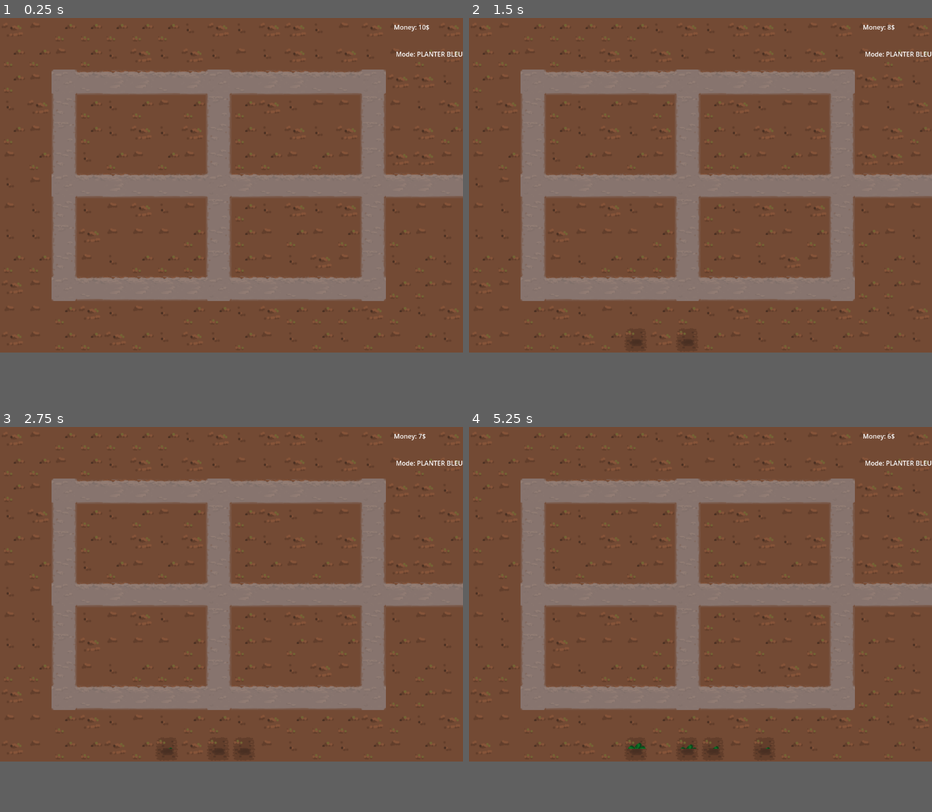
Above: before the commit, frames 1-4 (two rows, left to right).
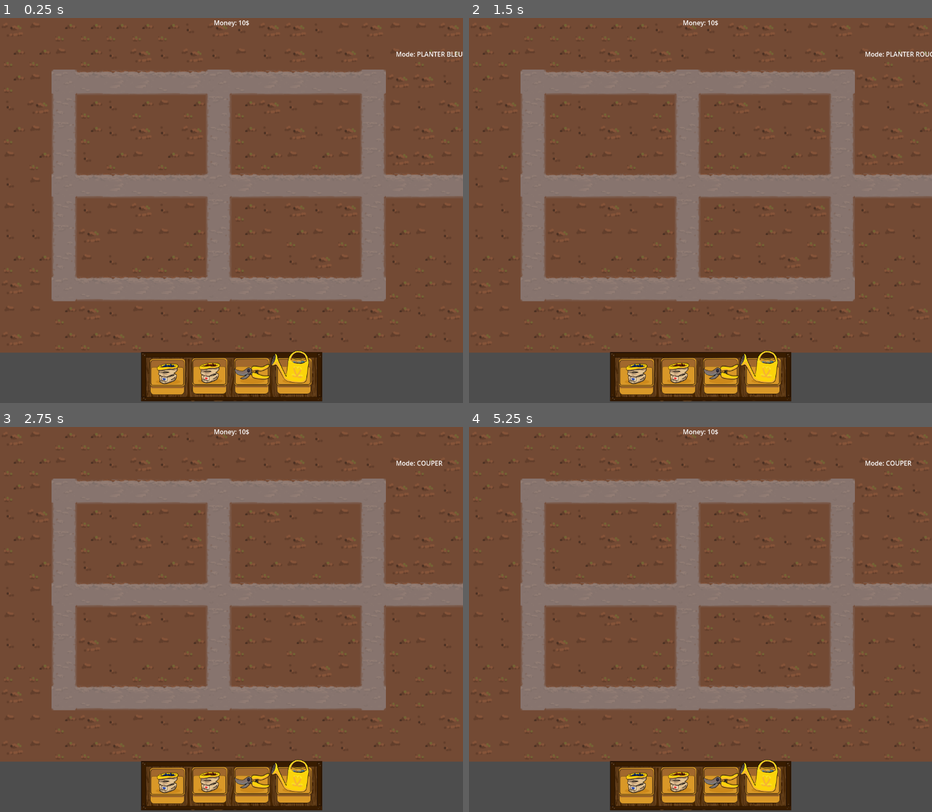
Above: after the commit, the same moments.

Repository: serrureriehurluberlesque/EGJ2025
Game: Godot game, scene res://scenes/world/world.tscn
Two runs of this game, one before a commit and one after it. Both use one fixed random seed, a clock stepped at 60 frames per second and the inputs below.
Inputs (mouse positions are in pixels of both pictures, inside the frame that each line leads up to):
- Up to frame 1 (0.25 s): no input
- Up to frame 2 (1.5 s): click (635, 333) at 0.52 s; click (677, 333) at 1.27 s
- Up to frame 3 (2.75 s): click (250, 742) at 2.02 s
- Up to frame 4 (5.25 s): click (760, 742) at 2.77 s; click (635, 742) at 3.52 s; click (677, 742) at 4.27 s; click (719, 742) at 5.02 s
In our replay, the window is 799x577 before the commit and 799x664 after it. These sizes can differ from the game's own. Grey fills any space a smaller window leaves; there, only what the larger window draws over its background counts as a difference.

The runs differ from the first frame. In frame 1, 5.1% of the frame differs, in the area x 30-93%, y 0-100%; in frame 2, 5.2%; in frame 3, 5.4%; in frame 4, 5.5%, in the area x 30-100%, y 0-100%.

Commit message:
basic buttons

Diff:
--- a/egj2025/project.godot
+++ b/egj2025/project.godot
@@ -17,7 +17,7 @@
 
 [display]
 
-window/size/viewport_height=832
+window/size/viewport_height=957
 
 [input]
 
--- a/egj2025/scenes/world/world.gd
+++ b/egj2025/scenes/world/world.gd
@@ -1,12 +1,14 @@
-extends Node2D
+extends Control
 
 var plant_ = preload("res://scenes/plant/plant.tscn")
 var cop_ = preload("res://scenes/cop/cop.tscn")
 
-var graines_rouges = load("res://scenes/world/assets/sacgrainesrouge.png")
-var graines_bleues = load("res://scenes/world/assets/sacgrainesbleu.png")
+var graines_rouges = load("res://scenes/world/assets/sacgrainesrouge_small.png")
+var graines_bleues = load("res://scenes/world/assets/sacgrainesbleu_small.png")
 var secateur = load("res://scenes/world/assets/secateur.png")
-var arrosoir = load("res://scenes/world/assets/arrosoir.png")
+var arrosoir = load("res://scenes/world/assets/arrosoir_small.png")
+
+
 
 
 const EARTH_TILES_ATLAS_COORDS = [
--- a/egj2025/scenes/world/world.tscn
+++ b/egj2025/scenes/world/world.tscn
@@ -1,9 +1,15 @@
-[gd_scene load_steps=10 format=4 uid="uid://cone1vfjta5ci"]
+[gd_scene load_steps=16 format=4 uid="uid://cone1vfjta5ci"]
 
 [ext_resource type="Texture2D" uid="uid://cfeotk3njv6aq" path="res://scenes/world/assets/tileset.png" id="1_dphjl"]
 [ext_resource type="Script" uid="uid://byoreb471ajxb" path="res://scenes/world/world.gd" id="2_sl2e5"]
-[ext_resource type="Script" uid="uid://mdwi4esf8lgp" path="res://scenes/world/eau.gd" id="3_1fp7r"]
+[ext_resource type="Script" path="res://scenes/world/eau.gd" id="3_1fp7r"]
 [ext_resource type="Texture2D" uid="uid://c6o60tjqbe5jw" path="res://scenes/world/assets/goutte.png" id="3_6m72w"]
+[ext_resource type="Texture2D" uid="uid://c50a7b5s8jvcl" path="res://scenes/world/assets/rack_outils.png" id="3_v5dby"]
+[ext_resource type="Texture2D" uid="uid://c52gefwiegbhl" path="res://scenes/world/assets/cageot.png" id="4_t5ptc"]
+[ext_resource type="Texture2D" uid="uid://d2tqdcbn68y5j" path="res://scenes/world/assets/sacgrainesbleu.png" id="5_bq33v"]
+[ext_resource type="Texture2D" uid="uid://bu6l4ucn7xwtm" path="res://scenes/world/assets/sacgrainesrouge.png" id="6_j2gmx"]
+[ext_resource type="Texture2D" uid="uid://i52esvoo3pg3" path="res://scenes/world/assets/secateur.png" id="7_1yooq"]
+[ext_resource type="Texture2D" uid="uid://coupf12j5urny" path="res://scenes/world/assets/arrosoir.png" id="8_gb53w"]
 
 [sub_resource type="TileSetAtlasSource" id="TileSetAtlasSource_sl2e5"]
 texture = ExtResource("1_dphjl")
@@ -55,7 +61,13 @@
 damping_max = 15.0
 color_ramp = SubResource("GradientTexture1D_v5dby")
 
-[node name="World" type="Node2D"]
+[node name="World" type="Control"]
+layout_mode = 3
+anchors_preset = 15
+anchor_right = 1.0
+anchor_bottom = 1.0
+grow_horizontal = 2
+grow_vertical = 2
 script = ExtResource("2_sl2e5")
 
 [node name="Map" type="TileMapLayer" parent="."]
@@ -69,14 +81,19 @@
 position = Vector2(1321, 420)
 
 [node name="MoneyyLabel" type="Label" parent="."]
-offset_left = 980.0
-offset_top = 11.0
-offset_right = 1142.0
-offset_bottom = 57.0
+layout_mode = 1
+anchors_preset = 5
+anchor_left = 0.5
+anchor_right = 0.5
+offset_left = -0.5
+offset_right = 0.5
+offset_bottom = 23.0
+grow_horizontal = 2
 size_flags_horizontal = 0
 size_flags_vertical = 8
 
 [node name="ModeLabel" type="Label" parent="."]
+layout_mode = 0
 offset_left = 985.0
 offset_top = 78.0
 offset_right = 1143.0
@@ -90,4 +107,131 @@
 process_material = SubResource("ParticleProcessMaterial_6m72w")
 script = ExtResource("3_1fp7r")
 
+[node name="RackOutils" type="TextureRect" parent="."]
+layout_mode = 1
+anchors_preset = 7
+anchor_left = 0.5
+anchor_top = 1.0
+anchor_right = 0.5
+anchor_bottom = 1.0
+offset_left = -225.5
+offset_top = -127.0
+offset_right = 225.5
+grow_horizontal = 2
+grow_vertical = 0
+texture = ExtResource("3_v5dby")
+stretch_mode = 2
+
+[node name="Buttons" type="HBoxContainer" parent="RackOutils"]
+layout_mode = 1
+anchors_preset = 15
+anchor_right = 1.0
+anchor_bottom = 1.0
+grow_horizontal = 2
+grow_vertical = 2
+
+[node name="PlantesBleues" type="MarginContainer" parent="RackOutils/Buttons"]
+layout_mode = 2
+theme_override_constants/margin_left = 17
+theme_override_constants/margin_top = 12
+theme_override_constants/margin_right = 2
+
+[node name="PBButton" type="TextureButton" parent="RackOutils/Buttons/PlantesBleues"]
+layout_mode = 2
+texture_normal = ExtResource("4_t5ptc")
+
+[node name="PBimg" type="TextureRect" parent="RackOutils/Buttons/PlantesBleues/PBButton"]
+layout_mode = 1
+anchors_preset = 8
+anchor_left = 0.5
+anchor_top = 0.5
+anchor_right = 0.5
+anchor_bottom = 0.5
+offset_left = -27.0
+offset_top = -40.5
+offset_right = 27.0
+offset_bottom = 10.5
+grow_horizontal = 2
+grow_vertical = 2
+texture = ExtResource("5_bq33v")
+
+[node name="PlantesRouges" type="MarginContainer" parent="RackOutils/Buttons"]
+layout_mode = 2
+theme_override_constants/margin_left = 2
+theme_override_constants/margin_top = 10
+theme_override_constants/margin_right = 2
+
+[node name="PRButton" type="TextureButton" parent="RackOutils/Buttons/PlantesRouges"]
+layout_mode = 2
+texture_normal = ExtResource("4_t5ptc")
+
+[node name="PRimg" type="TextureRect" parent="RackOutils/Buttons/PlantesRouges/PRButton"]
+layout_mode = 1
+anchors_preset = 8
+anchor_left = 0.5
+anchor_top = 0.5
+anchor_right = 0.5
+anchor_bottom = 0.5
+offset_left = -26.5
+offset_top = -41.5
+offset_right = 26.5
+offset_bottom = 9.5
+grow_horizontal = 2
+grow_vertical = 2
+texture = ExtResource("6_j2gmx")
+
+[node name="Cisors" type="MarginContainer" parent="RackOutils/Buttons"]
+layout_mode = 2
+theme_override_constants/margin_left = 2
+theme_override_constants/margin_top = 10
+theme_override_constants/margin_right = 2
+
+[node name="CButton" type="TextureButton" parent="RackOutils/Buttons/Cisors"]
+layout_mode = 2
+texture_normal = ExtResource("4_t5ptc")
+
+[node name="Cimg" type="TextureRect" parent="RackOutils/Buttons/Cisors/CButton"]
+layout_mode = 1
+anchors_preset = 8
+anchor_left = 0.5
+anchor_top = 0.5
+anchor_right = 0.5
+anchor_bottom = 0.5
+offset_left = -45.5
+offset_top = -39.0
+offset_right = 45.5
+offset_bottom = 1.0
+grow_horizontal = 2
+grow_vertical = 2
+texture = ExtResource("7_1yooq")
+
+[node name="WateringCan" type="MarginContainer" parent="RackOutils/Buttons"]
+layout_mode = 2
+theme_override_constants/margin_left = 2
+theme_override_constants/margin_top = 10
+theme_override_constants/margin_right = 17
+
+[node name="WCButton" type="TextureButton" parent="RackOutils/Buttons/WateringCan"]
+layout_mode = 2
+texture_normal = ExtResource("4_t5ptc")
+
+[node name="PRimg" type="TextureRect" parent="RackOutils/Buttons/WateringCan/WCButton"]
+layout_mode = 1
+anchors_preset = 8
+anchor_left = 0.5
+anchor_top = 0.5
+anchor_right = 0.5
+anchor_bottom = 0.5
+offset_left = -58.5
+offset_top = -74.0
+offset_right = 38.5
+offset_bottom = 10.0
+grow_horizontal = 2
+grow_vertical = 2
+texture = ExtResource("8_gb53w")
+
 [connection signal="timeout" from="CopTimer" to="." method="_on_cop_timer_timeout"]
+[connection signal="pressed" from="RackOutils/Buttons/PlantesBleues/PBButton" to="." method="plant_blue_mode"]
+[connection signal="pressed" from="RackOutils/Buttons/PlantesRouges/PRButton" to="." method="plant_red_mode"]
+[connection signal="pressed" from="RackOutils/Buttons/Cisors/CButton" to="." method="cut_mode"]
+[connection signal="pressed" from="RackOutils/Buttons/WateringCan/WCButton" to="." method="grow_mode"]
Binary file changed: egj2025/scenes/world/assets/arrosoir.png
Binary file added: egj2025/scenes/world/assets/arrosoir_small.png
Not shown, added: egj2025/scenes/world/assets/arrosoir_small.png.import
Binary file added: egj2025/scenes/world/assets/cageot.png
Not shown, added: egj2025/scenes/world/assets/cageot.png.import
Binary file added: egj2025/scenes/world/assets/cageot_select.png
Not shown, added: egj2025/scenes/world/assets/cageot_select.png.import
Binary file added: egj2025/scenes/world/assets/rack_outils.png
Not shown, added: egj2025/scenes/world/assets/rack_outils.png.import
Binary file changed: egj2025/scenes/world/assets/sacgrainesbleu.png
Binary file added: egj2025/scenes/world/assets/sacgrainesbleu_small.png
Not shown, added: egj2025/scenes/world/assets/sacgrainesbleu_small.png.import
(and 3 more such lines)
